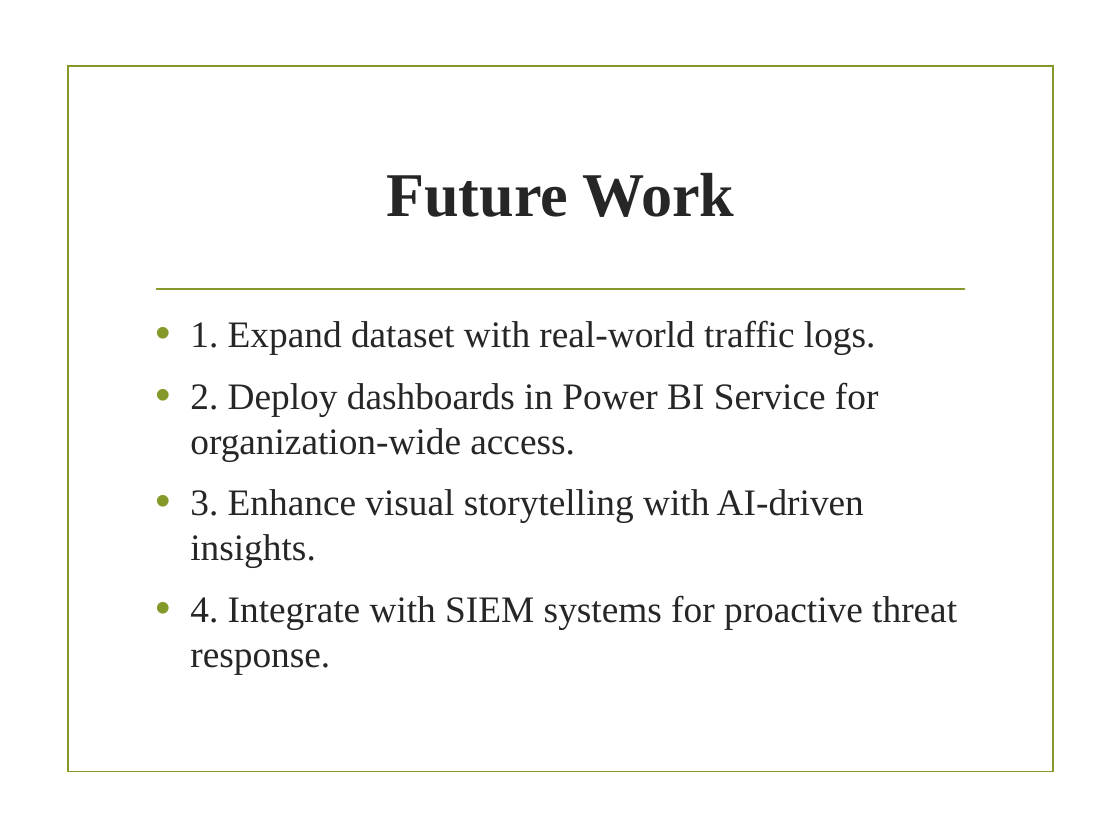
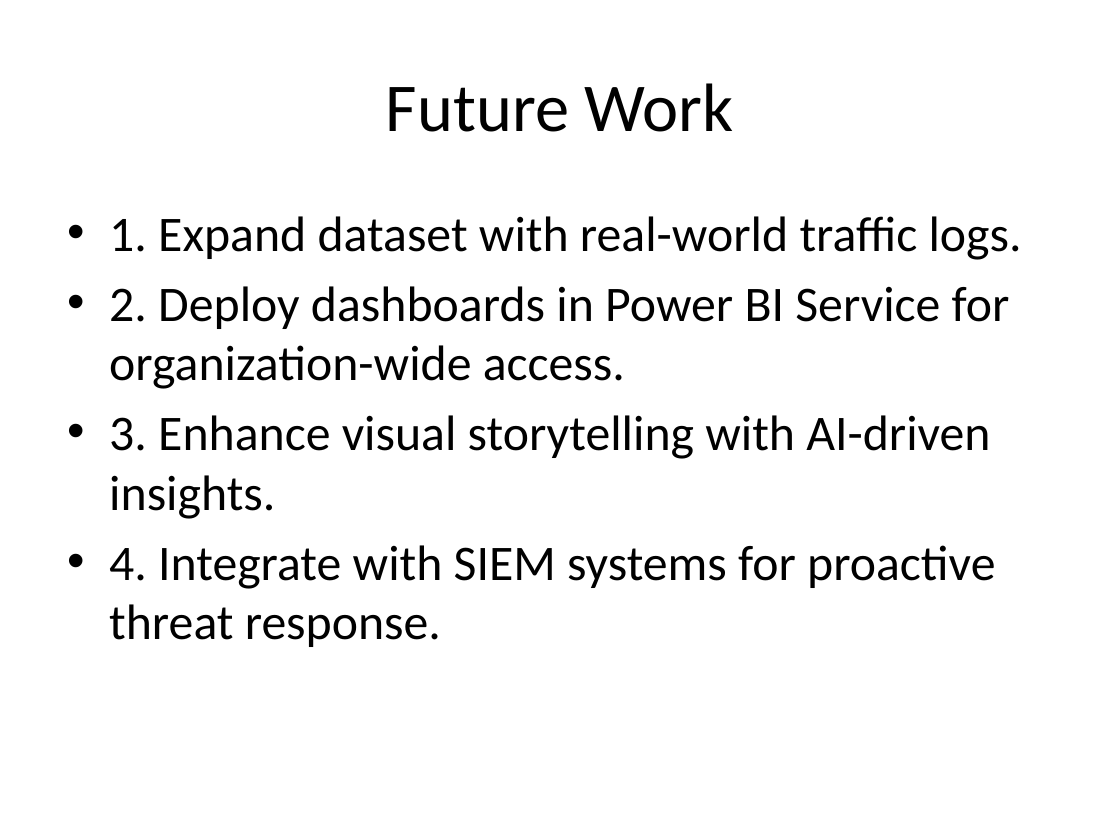
Before and after one commit to Serge731/CyberSecurityBigDataAnalytics, a slide deck: slide 11 of Cybersecurity_Capstone_Presentation.pptx. Drawn at 1120x840 pixels with LibreOffice and Linux fonts; fonts in the diff are those of the drawing; background and template pictures are left out. Boxes give left, top, right and bottom in pixels: in the first picture for what was removed or moved away, otherwise in the second. Text is boxed around its words. In the diff, an @@ line names an element or a change of style, - is before the commit and + after.

```diff
--- a/Cybersecurity_Capstone_Presentation.pptx
+++ b/Cybersecurity_Capstone_Presentation.pptx
@@ title "Future Work": place and size @@
-title "Future Work" at (386,173,735,217)
+title "Future Work" at (386,83,734,132)
@@ title "Future Work" at (386,83,734,132): size 40 to 44 pt, font Times New Roman to Calibri, text colour #262626 to #000000, bold off @@
@@ rectangle removed at (68,66,1053,772) @@
@@ text "1. Expand dataset with real-world ...": place and size @@
-text "1. Expand dataset with real-world ..." at (190,320,957,674)
+text "1. Expand dataset with real-world ..." at (109,216,1022,647)
@@ text "1. Expand dataset with real-world ..." at (109,216,1022,647): size 24 to 32 pt, font Times New Roman to Calibri, text colour #262626 to #000000; indent changed; less space between paragraphs @@
@@ line removed from (157, 289) to (964, 289) @@
```
Also in this commit, not shown: 11 other slides changed, 1 slide removed.
